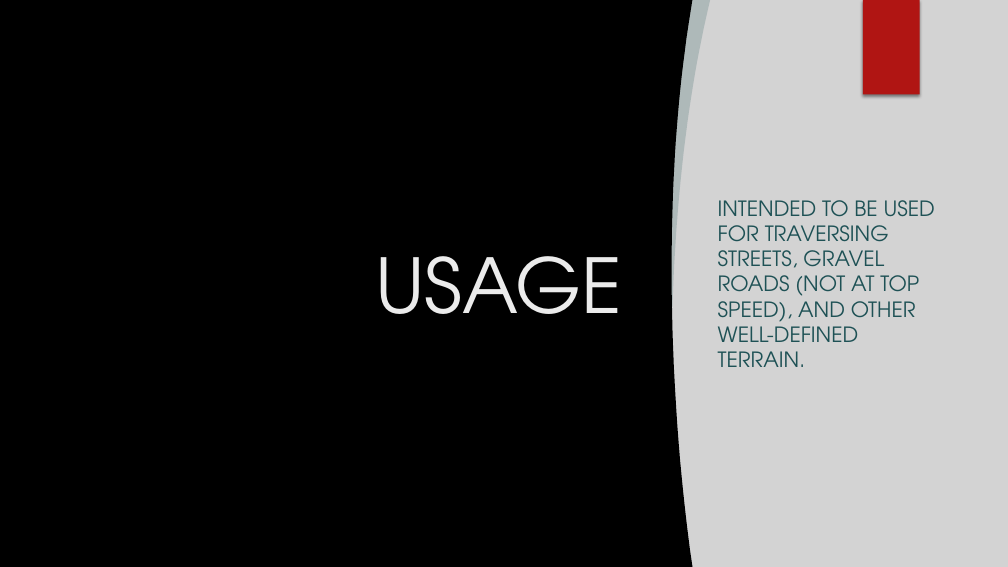
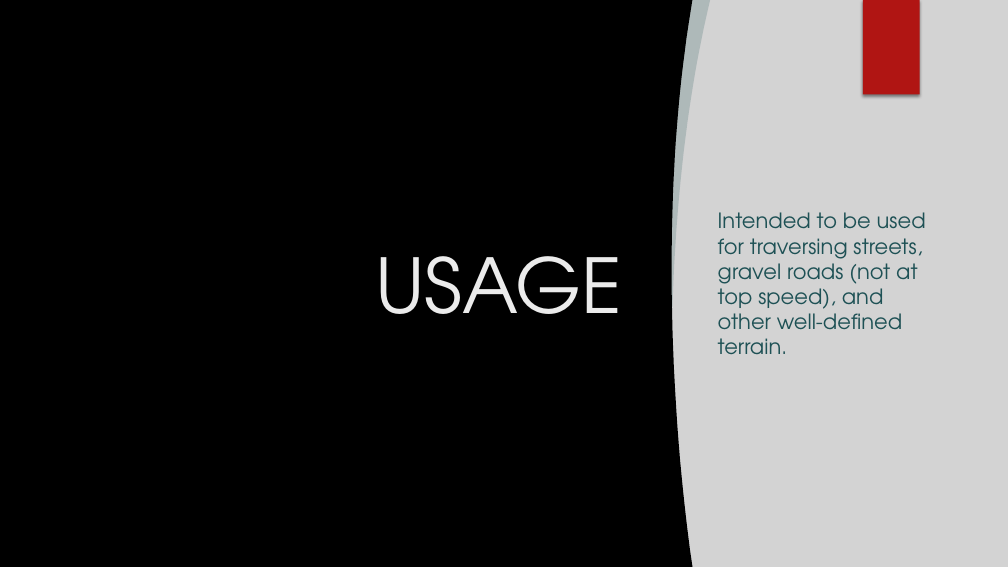
Before and after one commit to dangelicer/electric-bike, a slide deck: slide 2 of E-bike Proposal.pptx (slide 3 before the commit). Drawn at 1008x567 pixels with LibreOffice and Linux fonts; fonts in the diff are those of the drawing; grey boxes stand for pictures; background and template pictures are left out. Boxes give left, top, right and bottom in pixels: in the first picture for what was removed or moved away, otherwise in the second. Text is boxed around its words. In the diff, an @@ line names an element or a change of style, - is before the commit and + after.

```diff
--- a/E-bike Proposal.pptx
+++ b/E-bike Proposal.pptx
@@ text at bbox=[718, 212, 926, 354]: text changed @@
-INTENDED TO BE USED FOR TRAVERSING STREETS, GRAVEL ROADS (NOT AT TOP SPEED), AND OTHER WELL-DEFINED TERRAIN.
+Intended to be used for traversing streets, gravel roads (not at top speed), and other well-defined terrain.
```
Also in this commit, not shown: 2 other slides changed, 3 slides added.
